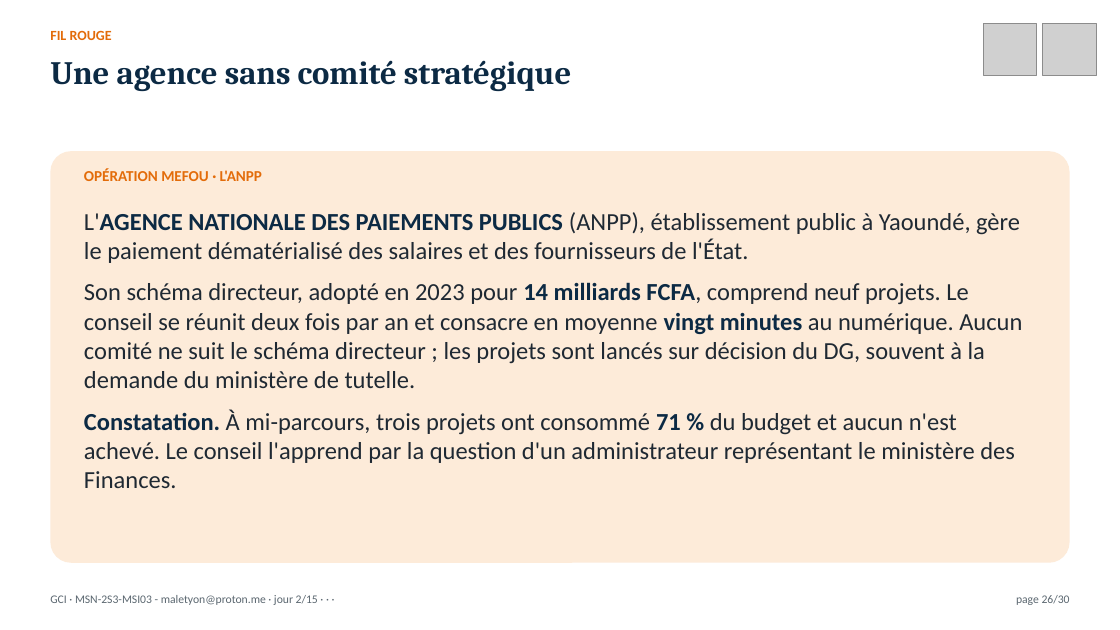
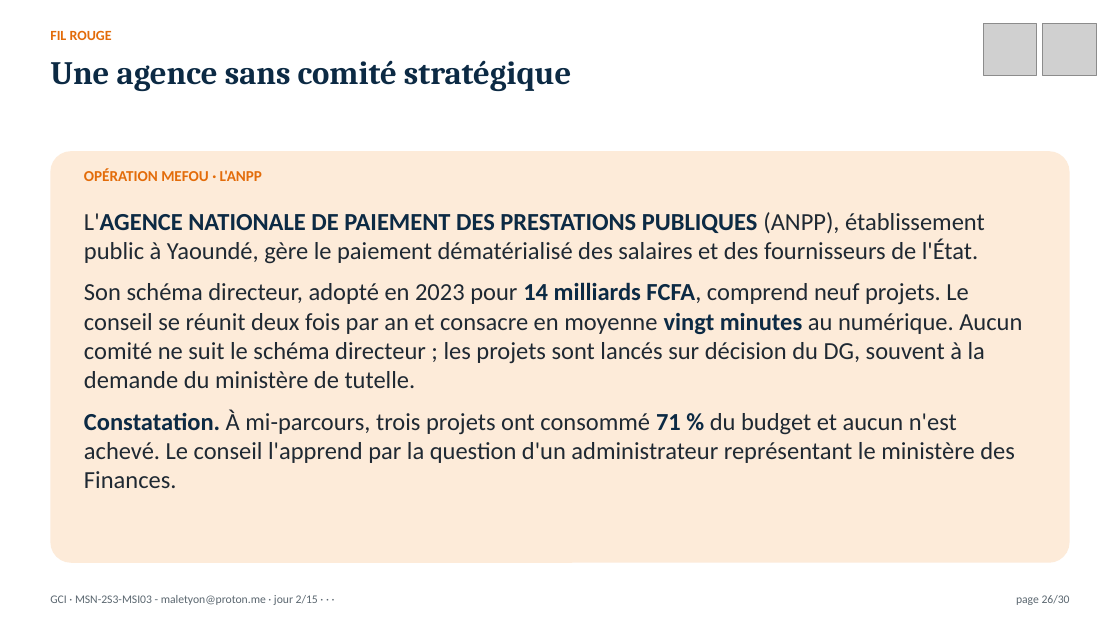
Before and after one commit to MaletYon/cours-gci, a slide deck: slide 26 of Présentation/GCI_J02.pptx. Drawn at 1120x630 pixels with LibreOffice and Linux fonts; fonts in the diff are those of the drawing; grey boxes stand for pictures. Boxes give left, top, right and bottom in pixels: in the first picture for what was removed or moved away, otherwise in the second. Text is boxed around its words. In the diff, an @@ line names an element or a change of style, - is before the commit and + after.

```diff
--- a/Présentation/GCI_J02.pptx
+++ b/Présentation/GCI_J02.pptx
@@ text at bbox=[84, 212, 985, 264]: text changed @@
-L'AGENCE NATIONALE DES PAIEMENTS PUBLICS (ANPP), établissement public à Yaoundé, gère le paiement dématérialisé des salaires et des fournisseurs de l'État.
+L'AGENCE NATIONALE DE PAIEMENT DES PRESTATIONS PUBLIQUES (ANPP), établissement public à Yaoundé, gère le paiement dématérialisé des salaires et des fournisseurs de l'État.
```
Also in this commit, not shown: 18 other files.
